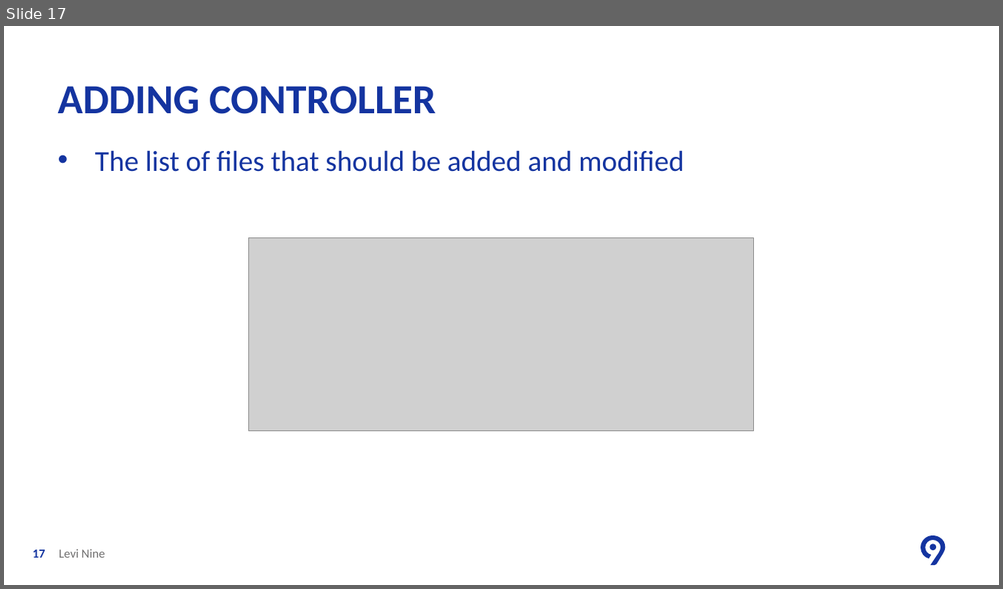
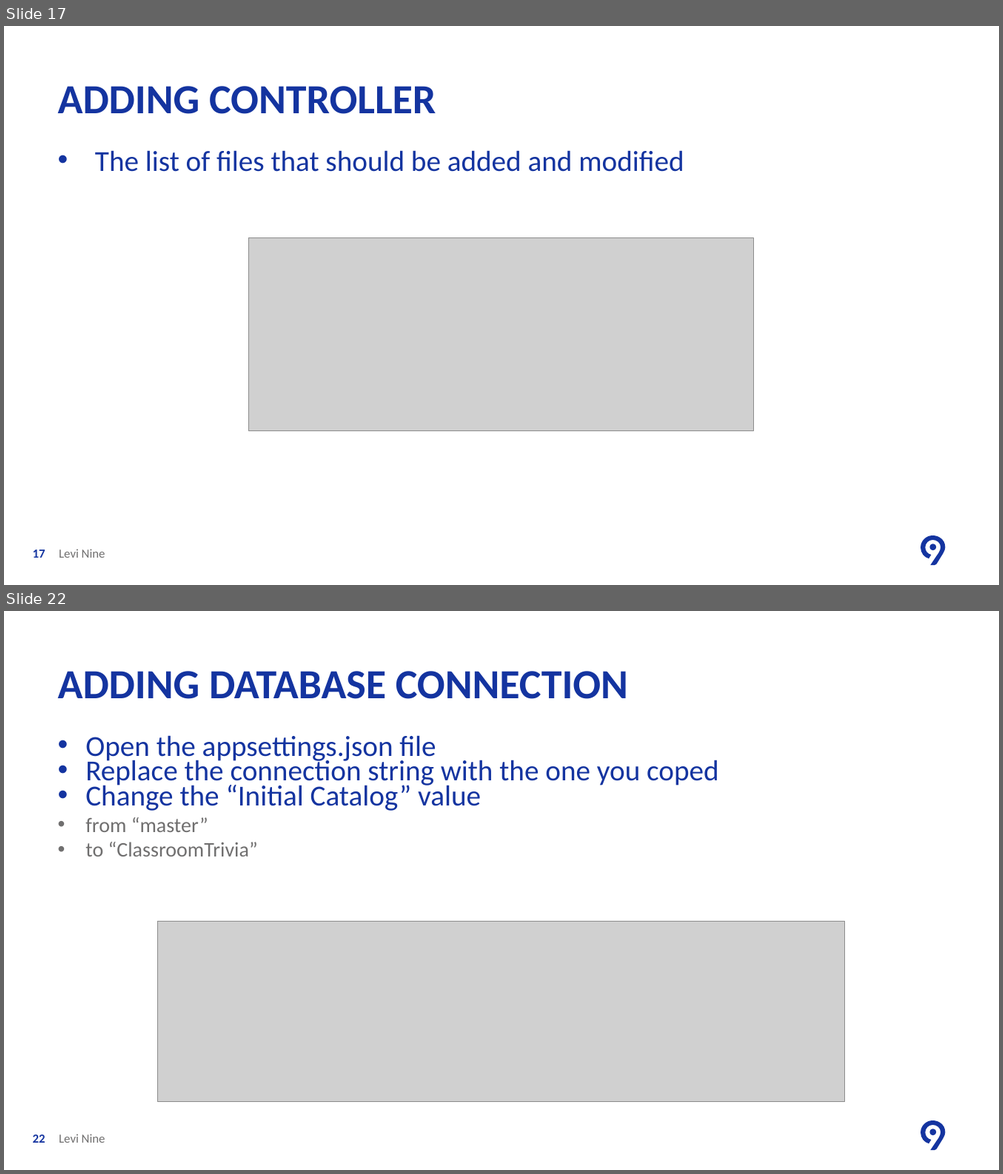
Before and after one commit to ancasturza/PracticaAC2018, a slide deck: PPT/L1/Lesson One Create Web Application.pptx. Shown one above the other, each under a label of ours: slide 17 before the commit, slides 17 and 22 after it; the slides between them are not shown. The pictures are 1003x589 and 1003x1174 pixels, drawn with LibreOffice and Linux fonts; fonts in the diff are those of the drawing; grey boxes stand for pictures; background and template pictures are left out. Boxes give left, top, right and bottom in pixels: in the first picture for what was removed or moved away, otherwise in the second. Text is boxed around its words. In the diff, an @@ line names an element or a change of style, - is before the commit and + after.

```diff
--- a/PPT/L1/Lesson One Create Web Application.pptx
+++ b/PPT/L1/Lesson One Create Web Application.pptx
@@ slide 22 added at bbox=[4, 611, 999, 1170], background #FFFFFF; not listed: 2 template elements that a slide beside it also shows @@
@@ title added at bbox=[58, 671, 628, 699], 40 pt, text #1434A0, bold @@
+ADDING DATABASE CONNECTION
@@ text added at bbox=[85, 735, 718, 857], 28 pt, text #1434A0 @@
+• Open the appsettings.json file
+• Replace the connection string with the one you coped
+• Change the “Initial Catalog” value
+  • from “master”
+  • to “ClassroomTrivia”
@@ picture added at bbox=[158, 922, 845, 1102] @@
@@ page number added at bbox=[33, 1135, 45, 1143], 12 pt, text #1434A0, bold @@
+22
@@ text added at bbox=[59, 1134, 105, 1143], 12 pt, text #706F6F @@
+Levi Nine
```
Also in this commit, not shown: 1 slide changed, 11 other slides added, 4 other files.
